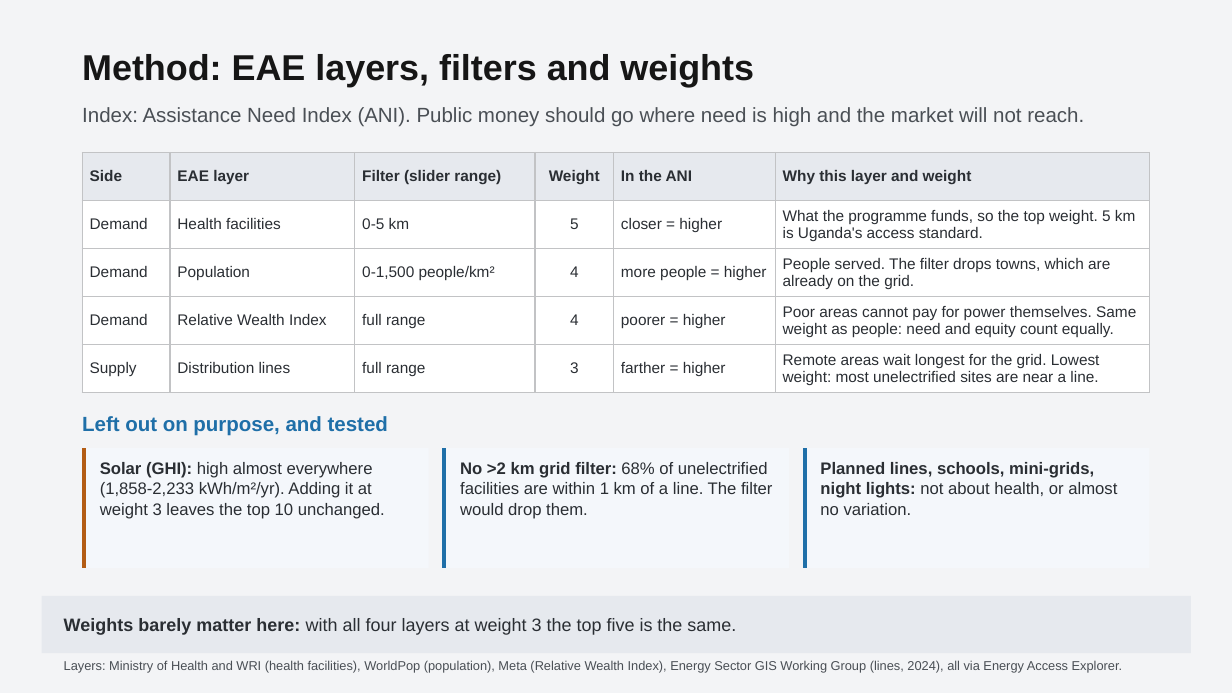
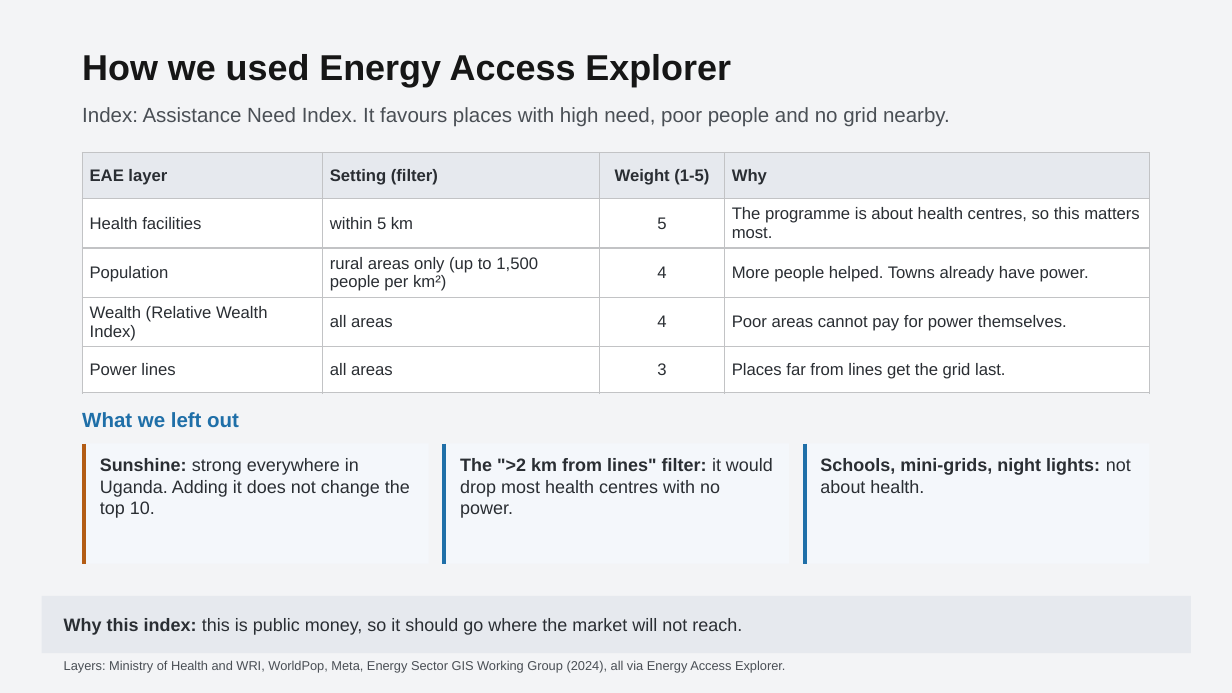
Before and after one commit to chilalaabubakar/EDA, a slide deck: slide 3 of presentation/Case_Study_4_Healthcare_Electrification_Uganda.pptx (slide 4 before the commit). Drawn at 1232x693 pixels with LibreOffice and Linux fonts; fonts in the diff are those of the drawing. Boxes give left, top, right and bottom in pixels: in the first picture for what was removed or moved away, otherwise in the second. Text is boxed around its words. In the diff, an @@ line names an element or a change of style, - is before the commit and + after.

```diff
--- a/presentation/Case_Study_4_Healthcare_Electrification_Uganda.pptx
+++ b/presentation/Case_Study_4_Healthcare_Electrification_Uganda.pptx
@@ text at box(82, 54, 731, 87): text changed @@
-Method: EAE layers, filters and weights
+How we used Energy Access Explorer
@@ text at box(82, 107, 950, 127): text changed @@
-Index: Assistance Need Index (ANI). Public money should go where need is high and the market will not reach.
+Index: Assistance Need Index. It favours places with high need, poor people and no grid nearby.
@@ table at box(82, 152, 1150, 384) @@
-column 1: Side | Demand | Demand | Demand | Supply
-column 2: EAE layer | Health facilities | Population | Relative Wealth Index | Distribution lines
-column 3: Filter (slider range) | 0-5 km | 0-1,500 people/km² | full range | full range
-column 4: Weight | 5 | 4 | 4 | 3
-column 5: In the ANI | closer = higher | more people = higher | poorer = higher | farther = higher
-column 6: Why this layer and weight | What the programme funds, so the top weight. 5 km is Uganda's access standard. | People served. The filter drops towns, which are already on the grid. | Poor areas cannot pay for power themselves. Same weight as people: need and equity count equally. | Remote areas wait longest for the grid. Lowest weight: most unelectrified sites are near a line.
+column 1: EAE layer | Health facilities | Population | Wealth (Relative Wealth Index) | Power lines
+column 2: Setting (filter) | within 5 km | rural areas only (up to 1,500 people per km²) | all areas | all areas
+column 3: Weight (1-5) | 5 | 4 | 4 | 3
+column 4: Why | The programme is about health centres, so this matters most. | More people helped. Towns already have power. | Poor areas cannot pay for power themselves. | Places far from lines get the grid last.
@@ text at box(82, 412, 239, 427): text changed @@
-Left out on purpose, and tested
+What we left out
@@ 3 rectangles, 3 lines: place and size @@
-3 rectangles, 3 lines at box(82, 448, 1150, 568)
+3 rectangles, 3 lines at box(82, 444, 1150, 564)
@@ text at box(100, 458, 410, 518): text changed; size 13 to 14 pt @@
-Solar (GHI): high almost everywhere (1,858-2,233 kWh/m²/yr). Adding it at weight 3 leaves the top 10 unchanged.
+Sunshine: strong everywhere in Uganda. Adding it does not change the top 10.
@@ text at box(460, 458, 773, 518): text changed; size 13 to 14 pt @@
-No >2 km grid filter: 68% of unelectrified facilities are within 1 km of a line. The filter would drop them.
+The ">2 km from lines" filter: it would drop most health centres with no power.
@@ text at box(820, 458, 1131, 493): text changed; size 13 to 14 pt @@
-Planned lines, schools, mini-grids, night lights: not about health, or almost no variation.
+Schools, mini-grids, night lights: not about health.
@@ text at box(64, 618, 742, 635): text changed @@
-Weights barely matter here: with all four layers at weight 3 the top five is the same.
+Why this index: this is public money, so it should go where the market will not reach.
@@ text at box(64, 660, 785, 673): text changed @@
-Layers: Ministry of Health and WRI (health facilities), WorldPop (population), Meta (Relative Wealth Index), Energy Sector GIS Working Group (lines, 2024), all via Energy Access Explorer.
+Layers: Ministry of Health and WRI, WorldPop, Meta, Energy Sector GIS Working Group (2024), all via Energy Access Explorer.
```
Also in this commit, not shown: 6 other slides changed, 2 slides added, 8 slides removed, 2 other files.
